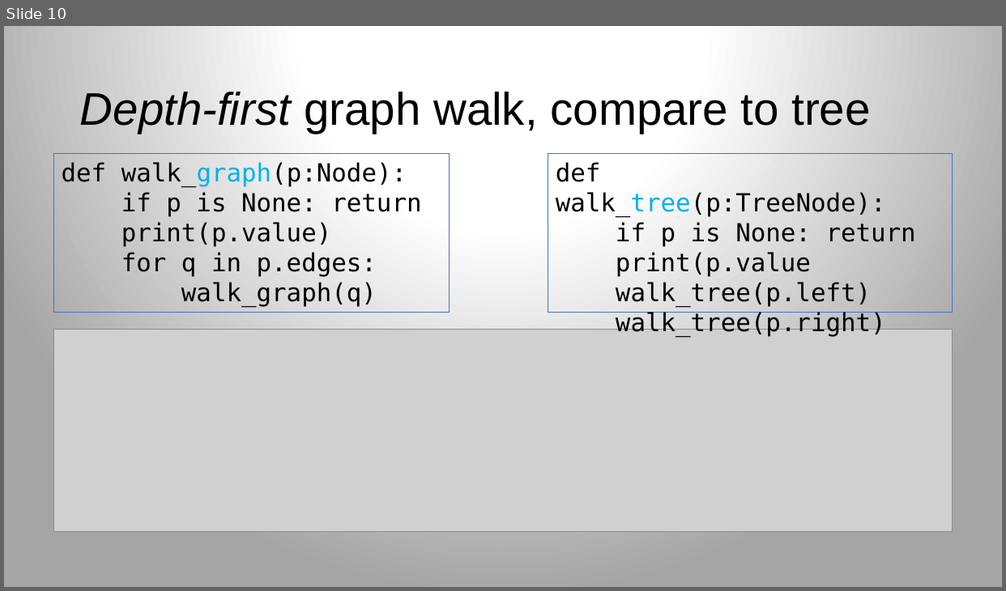
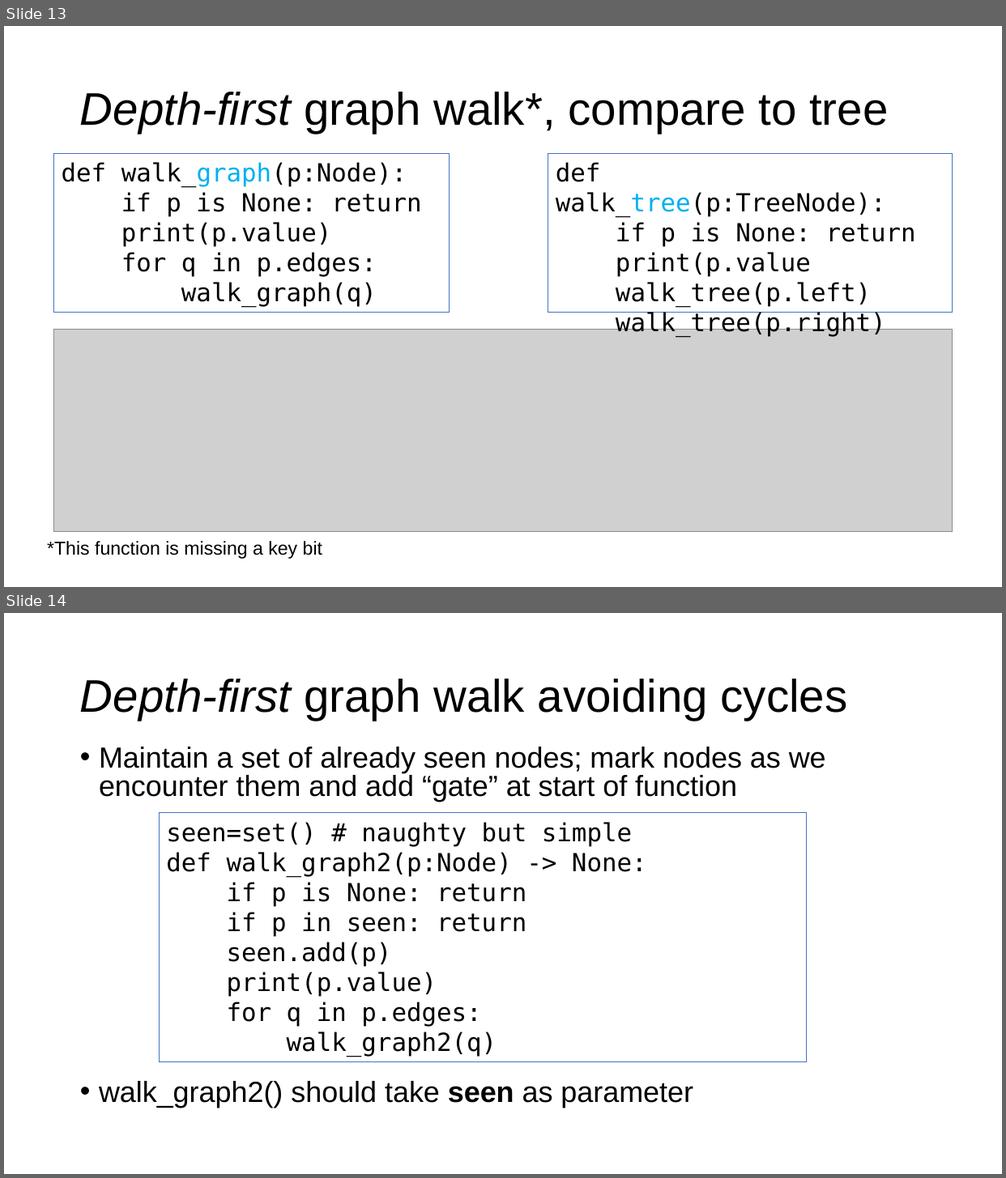
Before and after one commit to parrt/msds689, a slide deck: notes/walking-structures.pptx. Shown one above the other, each under a label of ours: slide 10 before the commit, slides 13 and 14 after it. The pictures are 1006x591 and 1006x1178 pixels, drawn with LibreOffice and Linux fonts; fonts in the diff are those of the drawing; grey boxes stand for pictures; background and template pictures are left out. Boxes give left, top, right and bottom in pixels: in the first picture for what was removed or moved away, otherwise in the second. Text is boxed around its words. In the diff, an @@ line names an element or a change of style, - is before the commit and + after.

```diff
--- a/notes/walking-structures.pptx
+++ b/notes/walking-structures.pptx
@@ slide 14 added at bbox=[4, 613, 1002, 1174], background #FFFFFF @@
@@ title added at bbox=[80, 679, 848, 720], 44 pt, text #000000 @@
+Depth-first graph walk avoiding cycles
@@ text added at bbox=[99, 747, 826, 1108], 28 pt, text #000000 @@
+• Maintain a set of already seen nodes; mark nodes as we encounter them and add “gate” at start of function
+• walk_graph2() should take seen as parameter
@@ rectangle added at bbox=[159, 813, 808, 1063], outline #4472C4 0.75 pt, 24 pt, text #000000 @@
+seen=set() # naughty but simple
+def walk_graph2(p:Node) -> None:
+if p is None: return
+if p in seen: return
+seen.add(p)
+print(p.value)
+for q in p.edges:
+walk_graph2(q)
@@ what was slide 10 is now slide 13 @@
@@ slide 13 changed as well @@
@@ background gradient #FFFFFF to #A5A5A5 to #FFFFFF @@
@@ title at bbox=[80, 92, 888, 133]: text changed @@
-Depth-first graph walk, compare to tree
+Depth-first graph walk*, compare to tree
@@ text added at bbox=[47, 541, 322, 559], 18 pt, text #000000 @@
+*This function is missing a key bit
```
Also in this commit, not shown: 12 other slides changed, 1 other slide added, 2 other files.
